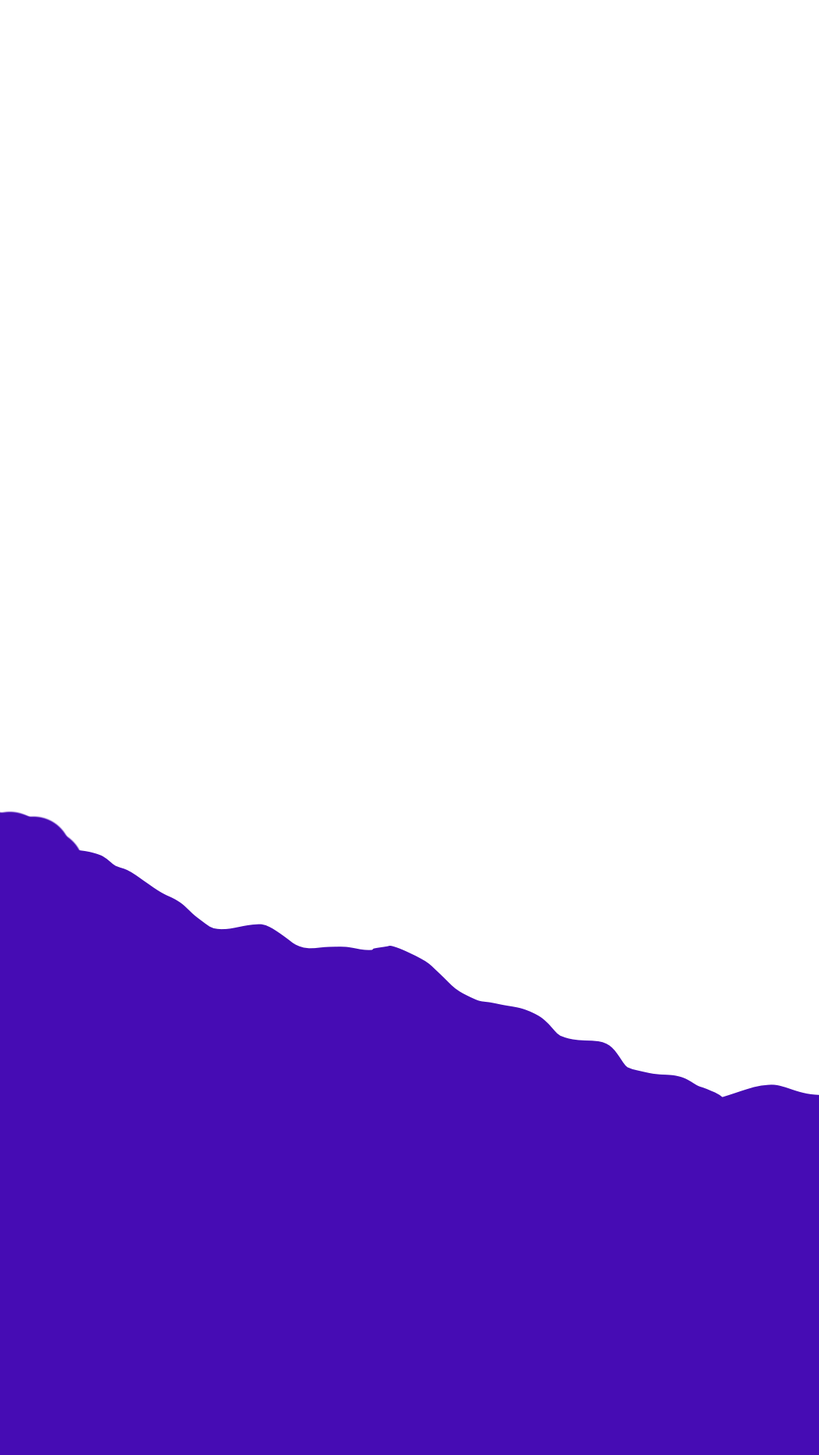
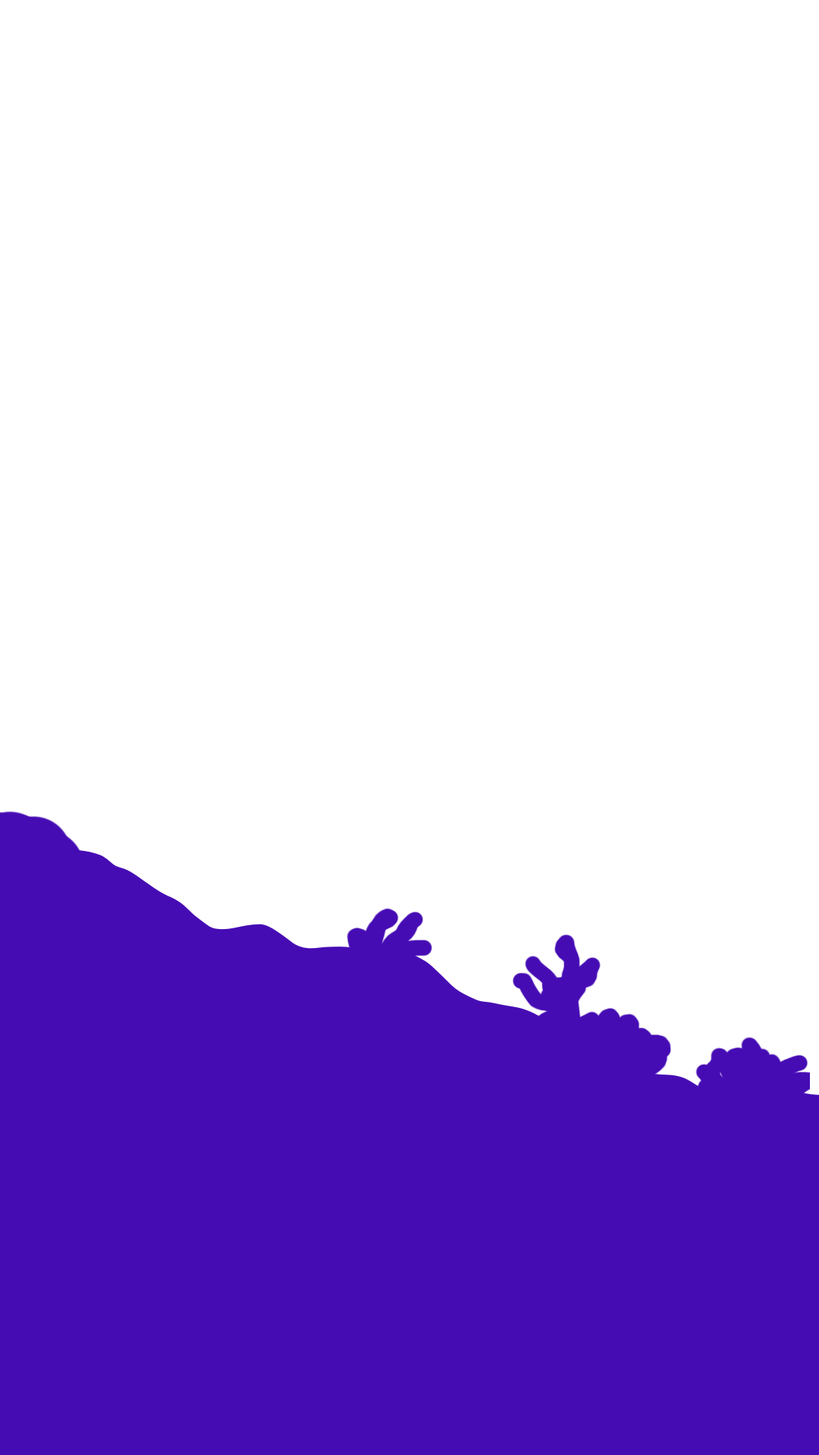
Two versions of the same layered image (819 × 1455). Layer-by-layer changes:
added layer "Layer 2" in group "BG" over [346,908,810,1098]
